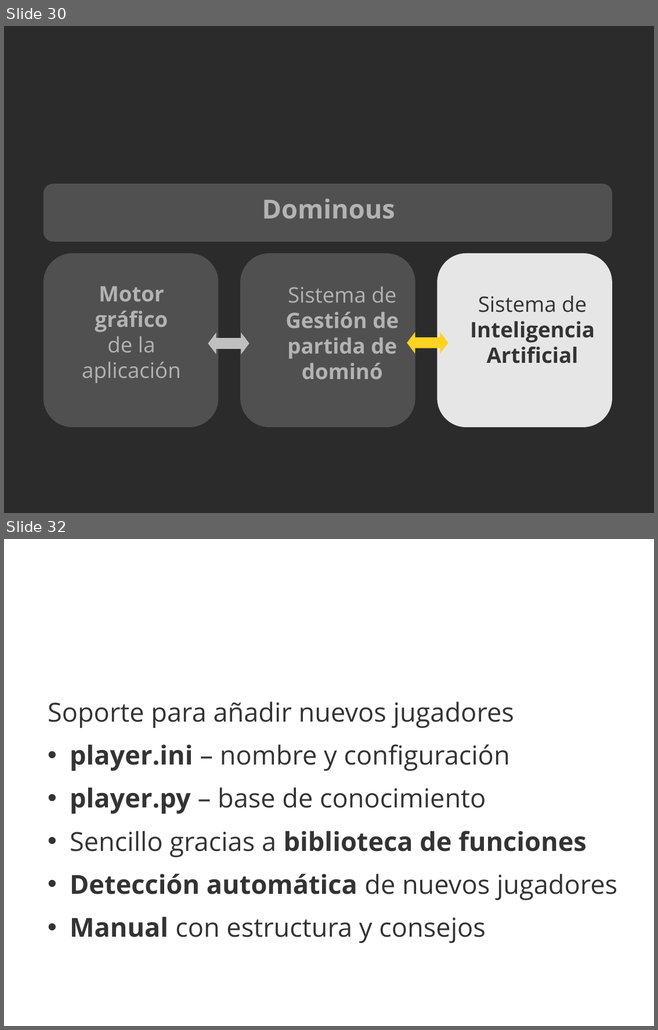
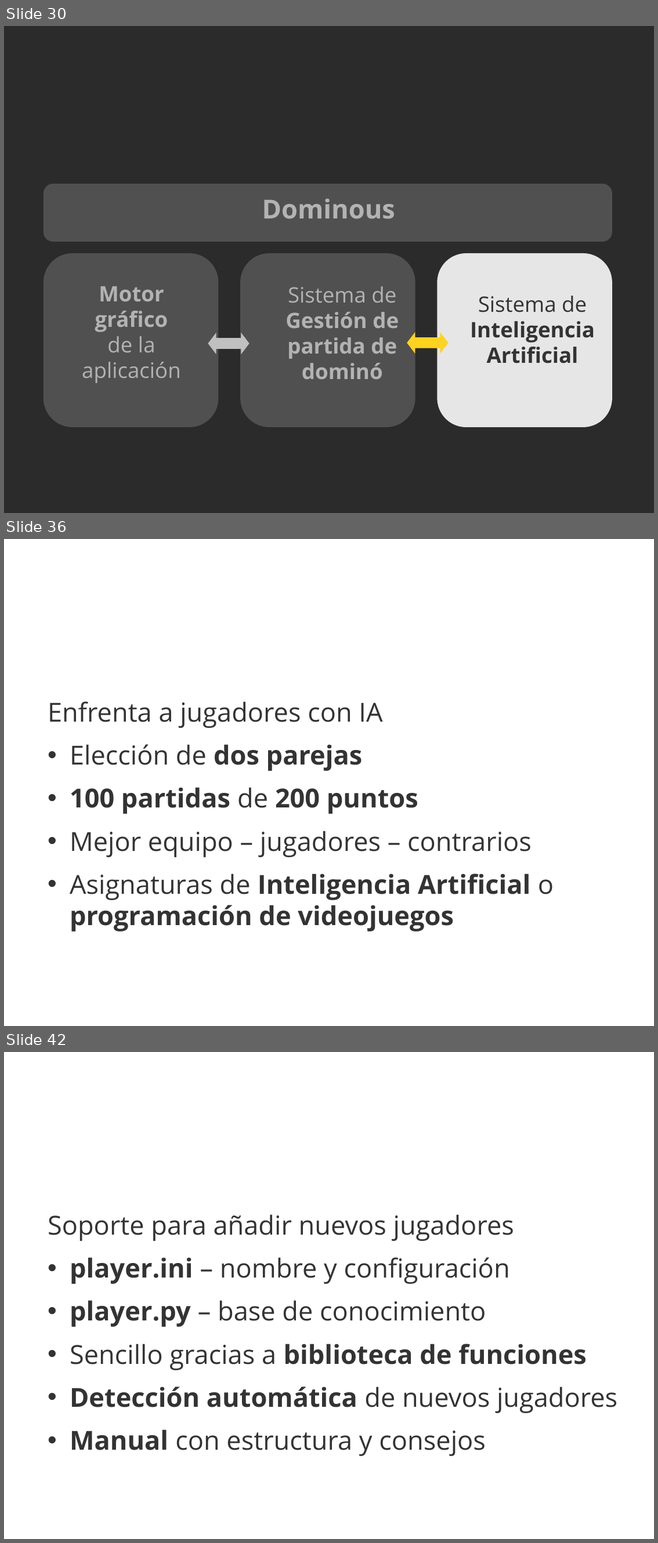
Before and after one commit to 3oheme/dominous, a slide deck: docs/presentacion/presentacion.odp. Shown one above the other, each under a label of ours: slides 30 and 32 before the commit, slides 30, 36 and 42 after it; the slides between them are not shown. The pictures are 658x1030 and 658x1543 pixels, drawn with LibreOffice and Linux fonts; fonts in the diff are those of the drawing; background and template pictures are left out; a plain dark background stands for a picture behind light text. Boxes give left, top, right and bottom in pixels: in the first picture for what was removed or moved away, otherwise in the second. Text is boxed around its words. In the diff, an @@ line names an element or a change of style, - is before the commit and + after.

```diff
--- a/docs/presentacion/presentacion.odp
+++ b/docs/presentacion/presentacion.odp
@@ slide 36 added at [4,539,654,1026], background picture (left out) @@
@@ text added at [43,610,619,679], 54 pt, text #FFFFFF, bold @@
+Modo laboratorio
@@ text added at [48,701,553,932], 32 pt, text #333333 @@
+Enfrenta a jugadores con IA
+• Elección de dos parejas
+• 100 partidas de 200 puntos
+• Mejor equipo – jugadores – contrarios
+• Asignaturas de Inteligencia Artificial o programación de videojuegos
@@ what was slide 32 is now slide 42 @@
```
Also in this commit, not shown: 1 slide changed, 9 other slides added.
